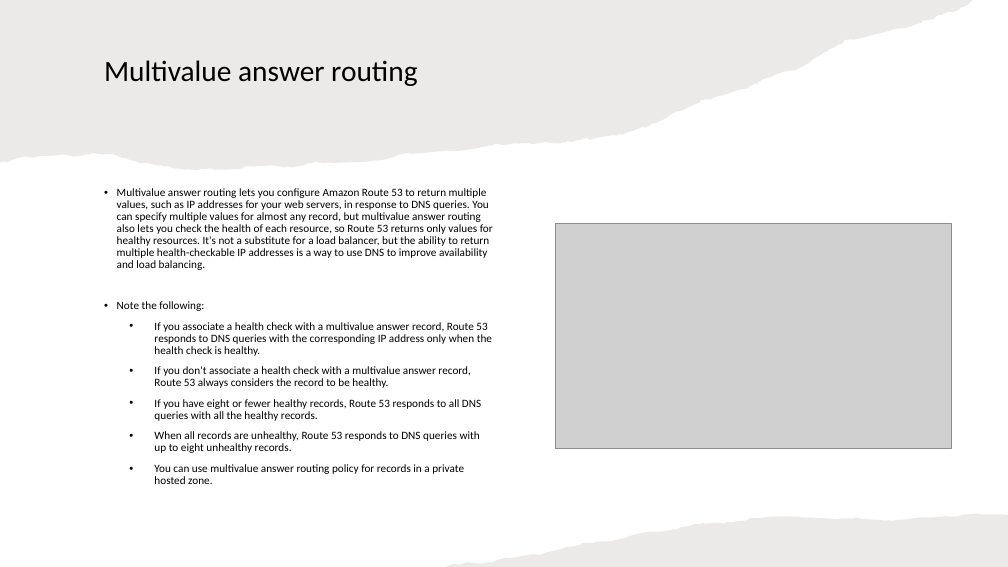
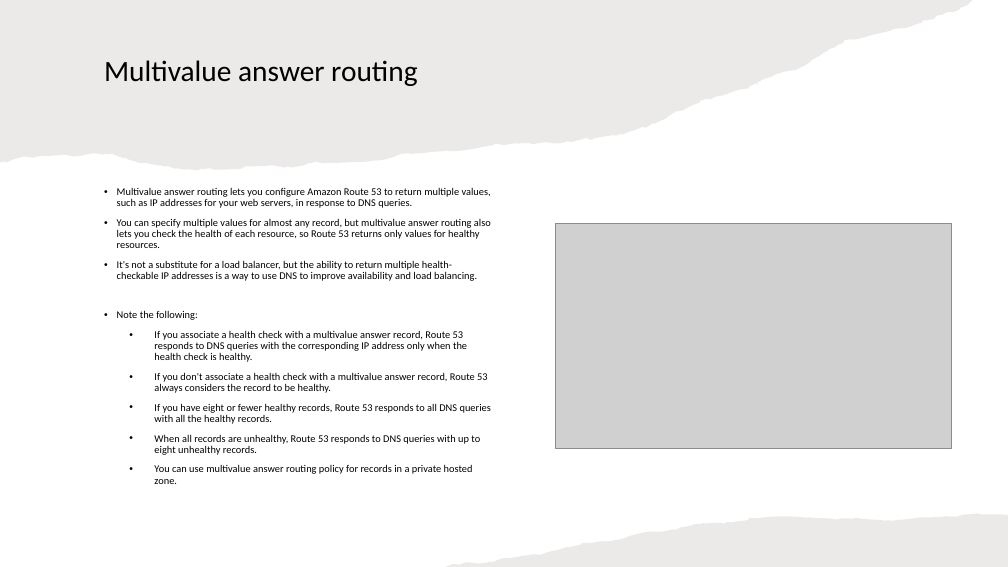
Before and after one commit to IlyaChakun/aws-iba-courses, a slide deck: slide 13 of lecture-materials/Network&ContentDelivery/route53/route53.pptx. Drawn at 1008x567 pixels with LibreOffice and Linux fonts; fonts in the diff are those of the drawing; grey boxes stand for pictures. Boxes give left, top, right and bottom in pixels: in the first picture for what was removed or moved away, otherwise in the second. Text is boxed around its words. In the diff, an @@ line names an element or a change of style, - is before the commit and + after.

```diff
--- a/lecture-materials/Network&ContentDelivery/route53/route53.pptx
+++ b/lecture-materials/Network&ContentDelivery/route53/route53.pptx
@@ text at [117,188,491,281]: text changed; size 8 to 7.4 pt @@
-• Multivalue answer routing lets you configure Amazon Route 53 to return multiple values, such as IP addresses for your web servers, in response to DNS queries. You can specify multiple values for almost any record, but multivalue answer routing also lets you check the health of each resource, so Route 53 returns only values for healthy resources. It's not a substitute for a load balancer, but the ability to return multiple health-checkable IP addresses is a way to use DNS to improve availability and load balancing.
+• Multivalue answer routing lets you configure Amazon Route 53 to return multiple values, such as IP addresses for your web servers, in response to DNS queries.
+• You can specify multiple values for almost any record, but multivalue answer routing also lets you check the health of each resource, so Route 53 returns only values for healthy resources.
+• It's not a substitute for a load balancer, but the ability to return multiple health-checkable IP addresses is a way to use DNS to improve availability and load balancing.
@@ text at [117,310,491,484]: size 8 to 7.4 pt in "Note the following:", "If you associate a health check with ...", "If you don't associate a health check ...", "If you have eight or fewer healthy ..." and 2 more places @@
```
Also in this commit, not shown: 3 other slides changed, 11 slides added, 3 slides removed, 9 other files.
